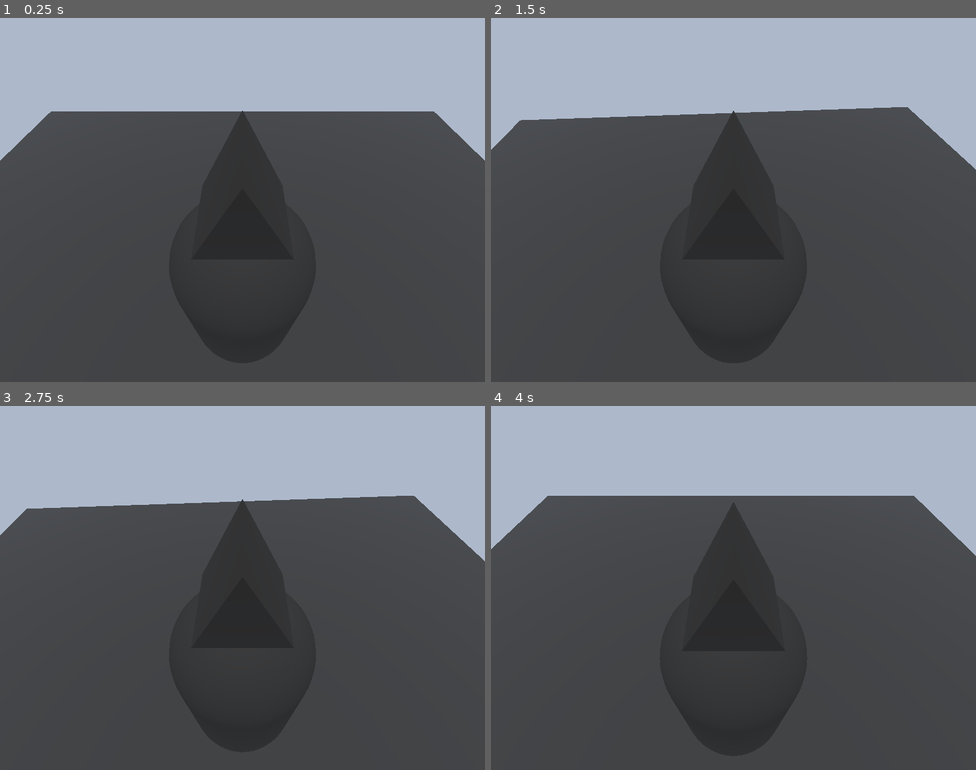
Above: before the commit, frames 1-4 (two rows, left to right).
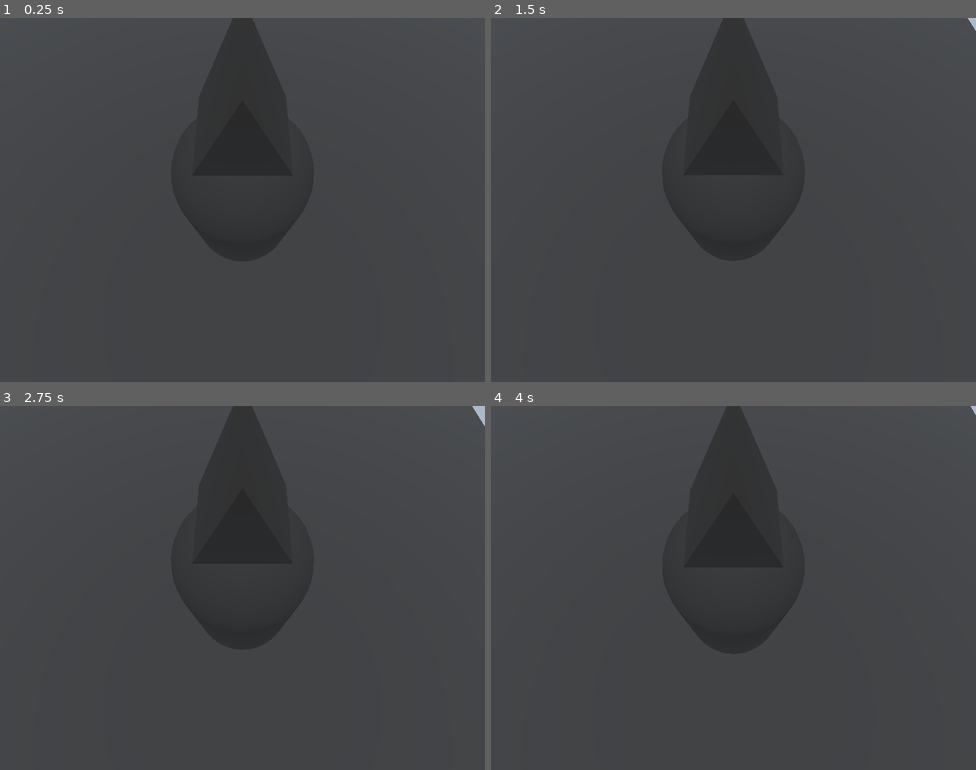
Above: after the commit, the same moments.

Repository: funhouse-ghoul/ChopShop
Game: Godot game, scene res://PrototypeScenes/FHGCS1.tscn
Two runs of this game, one before a commit and one after it. Both use one fixed random seed, a clock stepped at 60 frames per second and the inputs below.
Inputs:
- Up to frame 1 (0.25 s): no input
- Up to frame 2 (1.5 s): tap Right (io+r) at 0.6 s; tap Enter at 1.25 s; tap W (io+x) at 1.35 s
- Up to frame 3 (2.75 s): tap Space at 2 s; tap D (io+y) at 2.1 s
- Up to frame 4 (4 s): tap Enter at 2.75 s; tap Left (io-r) at 2.85 s; tap Space at 3.5 s; hold S (io-x) from 3.53 s (still down)

The runs differ from the first frame. In frame 1, 29% of the frame differs, in the area x 0-100%, y 0-67%; in frame 2, 29%; in frame 3, 29%; in frame 4, 29%.

Commit message:
Finished looking at all enemies in the beam of light

Diff:
--- a/Prefabs/caver.tscn
+++ b/Prefabs/caver.tscn
@@ -1,7 +1,7 @@
 [gd_scene format=3 uid="uid://diy65xc6ja1pr"]
 
 [ext_resource type="PackedScene" uid="uid://2besls77sjdb" path="res://Prefabs/player_character.tscn" id="1_o77wn"]
-[ext_resource type="Script" uid="uid://cs7q35juo8vo6" path="res://Prefabs/head_control.gd" id="2_1jh3d"]
+[ext_resource type="Script" uid="uid://cs7q35juo8vo6" path="res://Scripts/head_control.gd" id="2_1jh3d"]
 
 [sub_resource type="PrismMesh" id="PrismMesh_55inb"]
 
--- a/PrototypeScenes/FHGCS1.tscn
+++ b/PrototypeScenes/FHGCS1.tscn
@@ -2,6 +2,7 @@
 
 [ext_resource type="Environment" uid="uid://b4qygowk1fcof" path="res://Environments/BasicEnv.tres" id="1_20fo3"]
 [ext_resource type="Script" uid="uid://c8sfewjxtsqqc" path="res://Scripts/PlayerView.gd" id="3_aq51s"]
+[ext_resource type="Script" uid="uid://uyryf5ksmpi7" path="res://Scripts/enemy.gd" id="4_dnmrq"]
 [ext_resource type="PackedScene" uid="uid://diy65xc6ja1pr" path="res://Prefabs/caver.tscn" id="4_u2smc"]
 
 [sub_resource type="PlaneMesh" id="PlaneMesh_kgtat"]
@@ -9,6 +10,10 @@
 
 [sub_resource type="BoxShape3D" id="BoxShape3D_kgtat"]
 size = Vector3(10, 0.1, 10)
+
+[sub_resource type="SphereShape3D" id="SphereShape3D_kgtat"]
+
+[sub_resource type="SphereMesh" id="SphereMesh_kgtat"]
 
 [node name="World" type="Node3D" unique_id=1415019361]
 
@@ -44,4 +49,17 @@
 script = ExtResource("3_aq51s")
 player = NodePath("../Caver")
 
+[node name="DummyEnemy" type="CharacterBody3D" parent="." unique_id=1068117938]
+transform = Transform3D(0.5, 0, 0, 0, 0.5, 0, 0, 0, 0.5, -2.5318344, 1.941963, 2.786612)
+script = ExtResource("4_dnmrq")
+
+[node name="CollisionShape3D" type="CollisionShape3D" parent="DummyEnemy" unique_id=1446851361]
+shape = SubResource("SphereShape3D_kgtat")
+
+[node name="MeshInstance3D" type="MeshInstance3D" parent="DummyEnemy" unique_id=1704777403]
+mesh = SubResource("SphereMesh_kgtat")
+
+[connection signal="body_entered" from="Caver/HeadMesh/Vision" to="PlayerView" method="_on_vision_body_entered"]
+[connection signal="body_exited" from="Caver/HeadMesh/Vision" to="PlayerView" method="_on_vision_body_exited"]
+
 [editable path="Caver"]
--- a/Scripts/PlayerView.gd
+++ b/Scripts/PlayerView.gd
@@ -4,7 +4,8 @@
 #Focus Variables
 @onready var focus_loc: Vector3
 @export var player: PlayerCharacter
-@onready var enemies
+@onready var enemies: Array[EnemyBody]
+
 #Determines what the camera focuses on
 enum Cam_Focus {ENTITIES, FREE}
 @export var cam_foc := Cam_Focus.ENTITIES
@@ -39,18 +40,20 @@
 
 #Camera will look at the player and any other entities being tracked
 func focus_on_entities():
-	cam_focus(player.position+(player.basis.z*def_cam_offset))
+	multifocus()
 
 #Camera effectively copies the player's forward vector
 func focus_players_forward():
 	cam_focus(position+player.basis.z)
 
 #Helper functions to get all enemies in the scene
-func add_enemy_to_list():
-	enemies = get_tree().get_nodes_in_group("enemies")
+func insert_enemy(enemy:EnemyBody):
+	enemies.push_back(enemy)
+	print(enemies)
 
-func remove_enemy_from_list():
-	pass
+func remove_enemy(enemy:EnemyBody):
+	enemies.erase(enemy)
+	print(enemies)
 
 #Relies on enemies list
 #Points camera ad middle distance between several focus points and player
@@ -73,3 +76,15 @@
 	fixed_point = point
 	reparent(fixed_point)
 	position = Vector3.ZERO
+
+#function called when the character "notices" something
+#Called from Caver/Head/Vision
+func _on_vision_body_entered(body: Node3D) -> void:
+	if body is EnemyBody:
+		insert_enemy(body)
+
+#function called when the character "loses sight" of something
+#Called from Caver/Head/Vision
+func _on_vision_body_exited(body: Node3D) -> void:
+	if body is EnemyBody:
+		remove_enemy(body)
--- /dev/null
+++ b/Scripts/enemy.gd
@@ -0,0 +1,2 @@
+extends CharacterBody3D
+class_name EnemyBody
Not shown, added: Scripts/enemy.gd.uid
Renamed: Prefabs/head_control.gd -> Scripts/head_control.gd
Renamed: Prefabs/head_control.gd.uid -> Scripts/head_control.gd.uid
